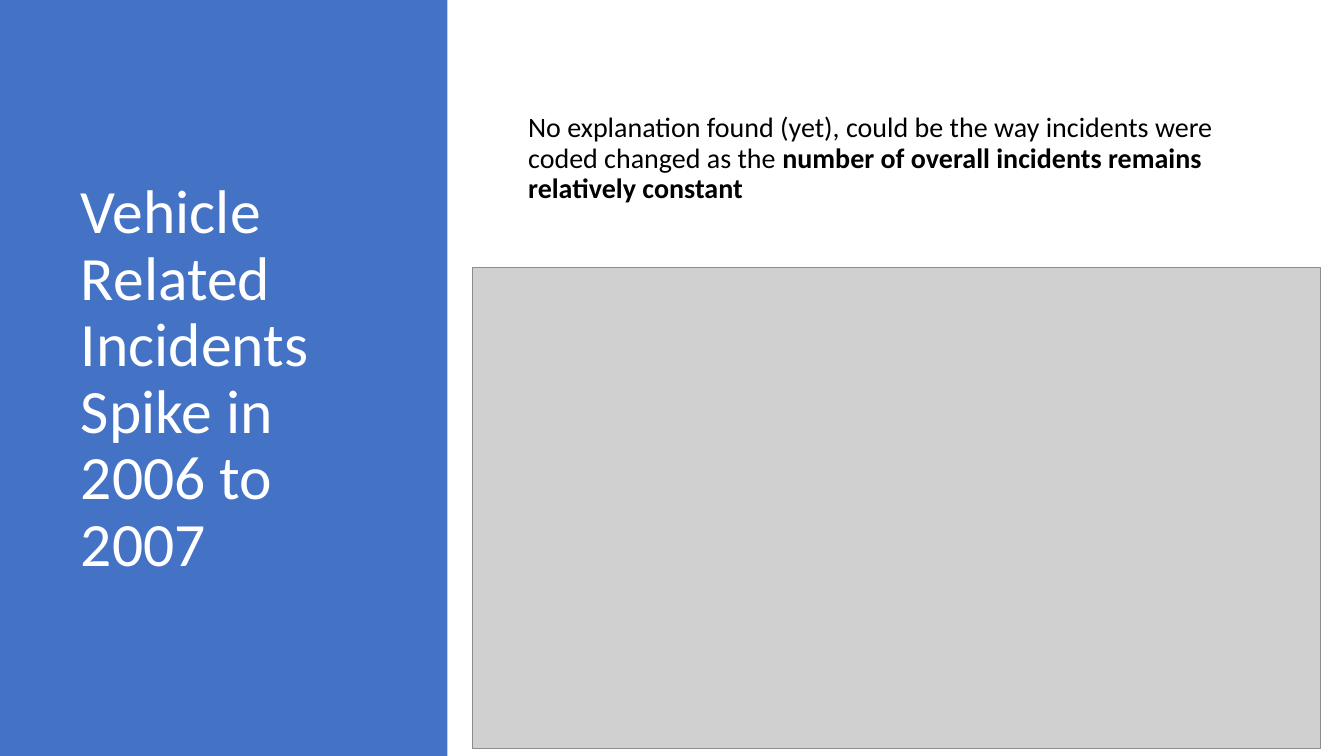
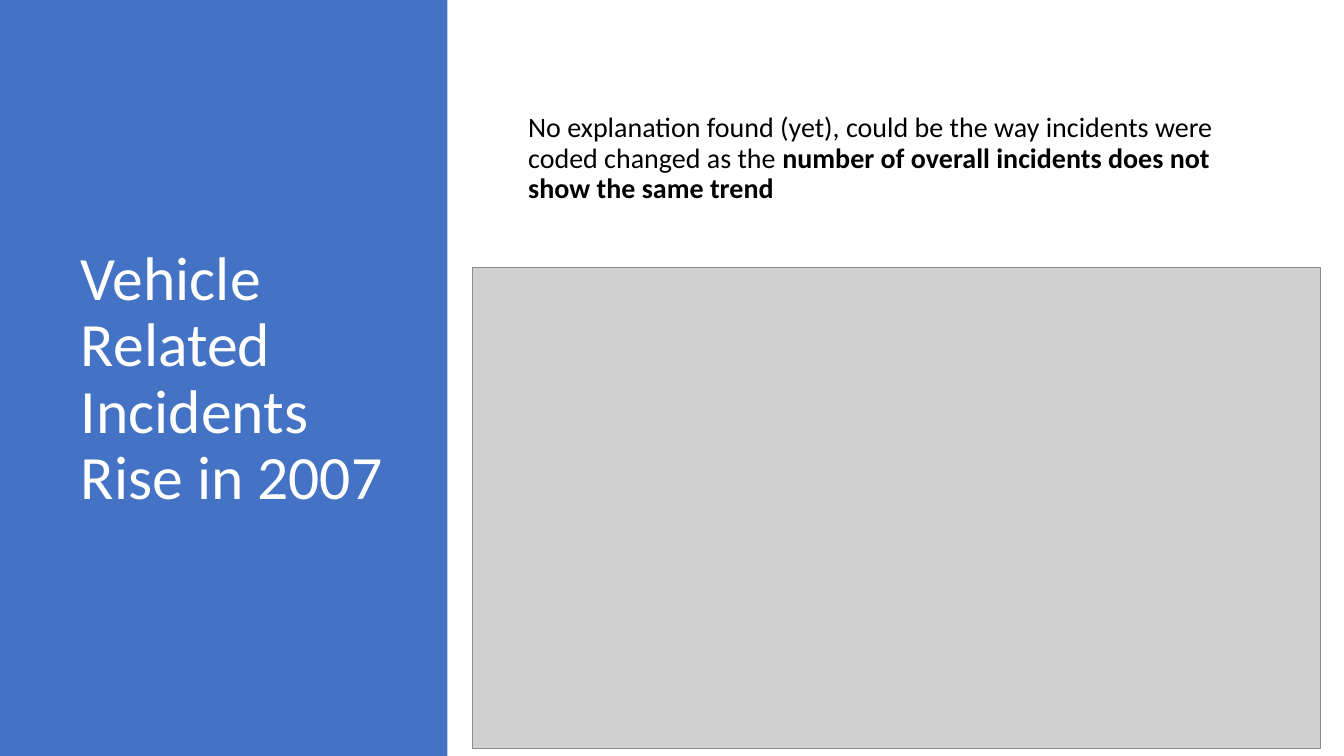
Before and after one commit to mjgood4/firstrespondersites, a slide deck: slide 4 of Exploratory Data Analysis.pptx. Drawn at 1344x756 pixels with LibreOffice and Linux fonts; fonts in the diff are those of the drawing; grey boxes stand for pictures. Boxes give left, top, right and bottom in pixels: in the first picture for what was removed or moved away, otherwise in the second. Text is boxed around its words. In the diff, an @@ line names an element or a change of style, - is before the commit and + after.

```diff
--- a/Exploratory Data Analysis.pptx
+++ b/Exploratory Data Analysis.pptx
@@ text at [528, 116, 1212, 199]: text changed @@
-No explanation found (yet), could be the way incidents were coded changed as the number of overall incidents remains relatively constant
+No explanation found (yet), could be the way incidents were coded changed as the number of overall incidents does not show the same trend
@@ title at [81, 257, 382, 500]: text changed @@
-Vehicle Related Incidents Spike in 2006 to 2007
+Vehicle Related Incidents Rise in 2007
```
Also in this commit, not shown: 5 other slides changed, 1 slide added, 1 slide removed.
